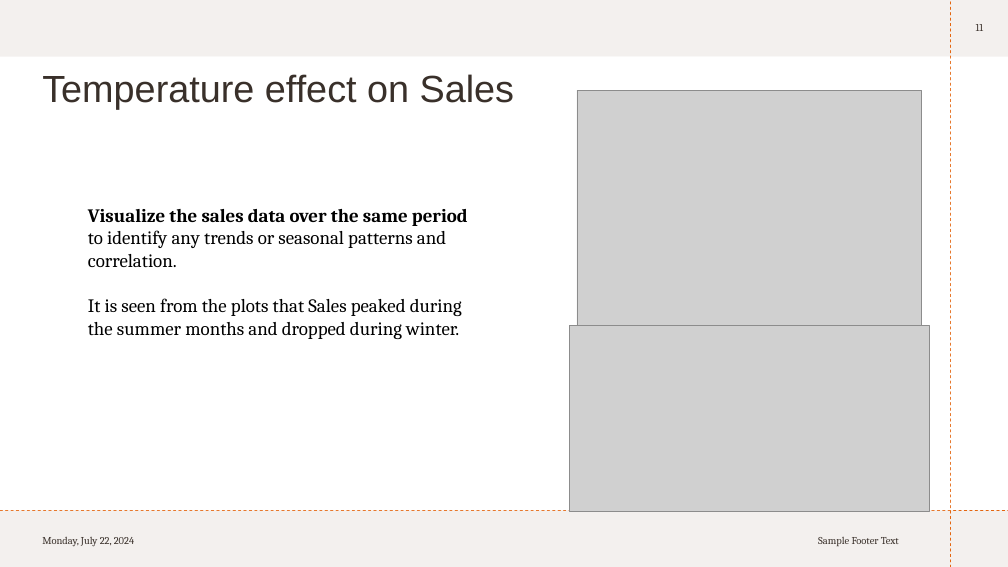
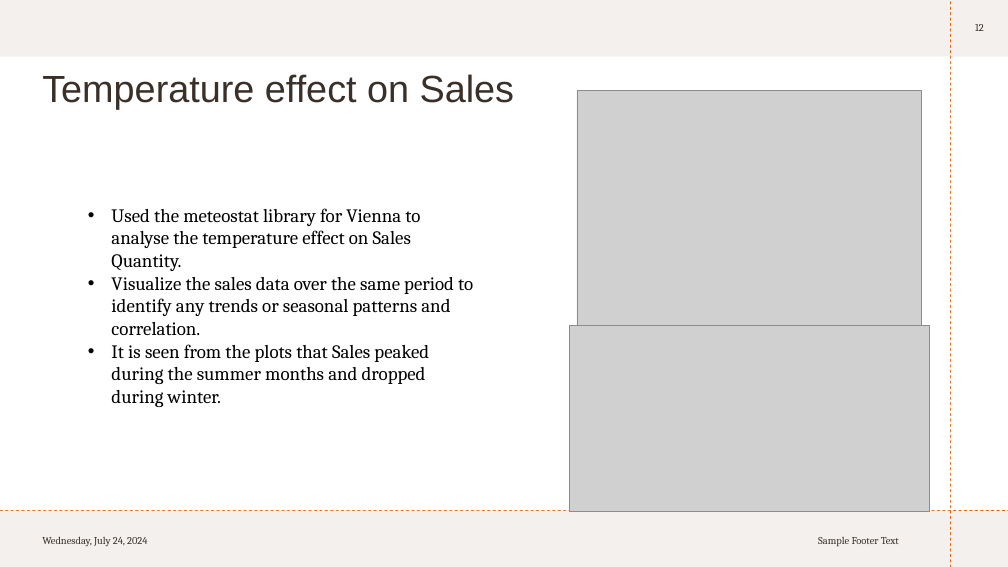
Before and after one commit to KarishmaFernandes/Forecasting-Future-Sales, a slide deck: slide 12 of sales Circly.pptx (slide 11 before the commit). Drawn at 1008x567 pixels with LibreOffice and Linux fonts; fonts in the diff are those of the drawing; grey boxes stand for pictures. Boxes give left, top, right and bottom in pixels: in the first picture for what was removed or moved away, otherwise in the second. Text is boxed around its words. In the diff, an @@ line names an element or a change of style, - is before the commit and + after.

```diff
--- a/sales Circly.pptx
+++ b/sales Circly.pptx
@@ page number at [975,24,984,31]: text changed @@
-11
+12
@@ text at [111,208,420,271]: paragraph added @@
+• Used the meteostat library for Vienna to analyse the temperature effect on Sales Quantity.
@@ text at [111,277,473,407]: bold off in "Visualize the sales data over the same ..."; bullet none to • @@
@@ text at [42,536,147,547]: text changed @@
-Monday, July 22, 2024
+Wednesday, July 24, 2024
```
Also in this commit, not shown: 14 other slides changed, 3 slides added, 1 slide removed.
